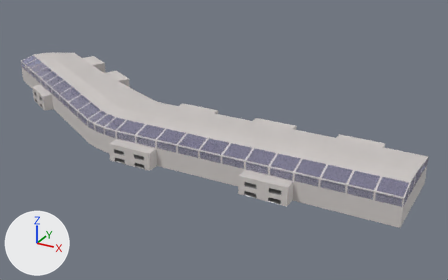
The Blender file blender/terminal.blend as it was, and as the next commit left it.
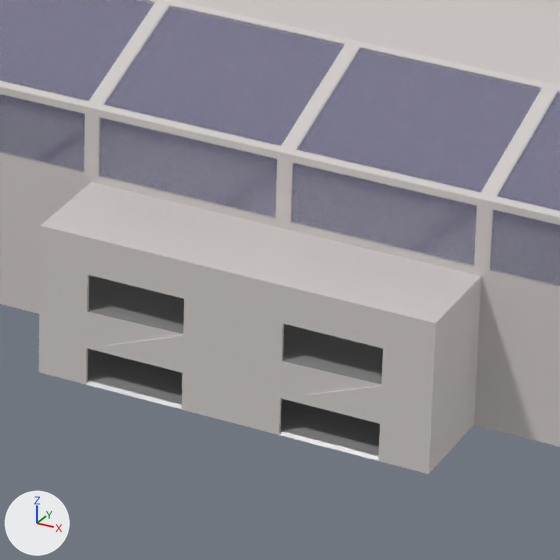
The first picture shows the older version from a camera (50 mm lens) standing at (124.0, -263.0, 147.0) and looking at (-47.0, 48.0, -8.0). The close-ups show both versions on the part from 52% to 68% of the width and 53% to 78% of the height of that picture; other places that the commit changed are outside them. Lighting does not change. The marker at lower left points along +X, +Y and +Z. Text is drawn in Blender's own font.

The first close-up shows 'Building-col'.
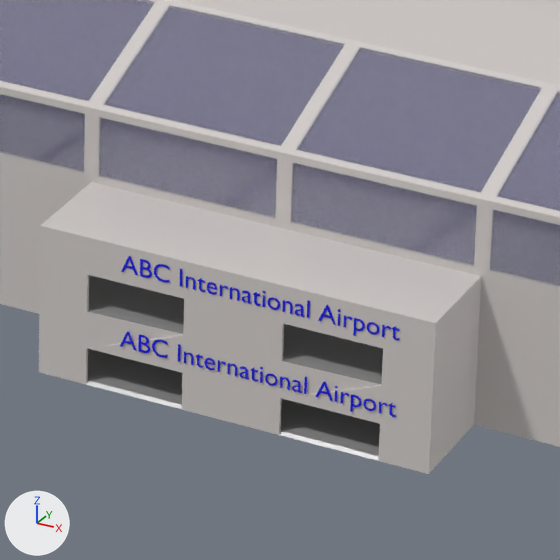
Boxes [x1, y1, x2, y2] around the edits, measured in the close-ups (560 x 560 px):
```json
{"object": "Text.001", "change": "added", "after": [121, 256, 400, 340], "on screen": "blue"}
{"object": "Text.002", "change": "added", "after": [120, 331, 396, 417], "on screen": "blue"}
```

The change, as JSON lines over the scene's bpy script:
```json
{"op": "add", "block": "mat_sign", "code": ["mat_sign = principled_material('Sign')", "mat_sign.base_color = (0.0, 0.00448, 0.801)  # blue #000ee7"]}
{"op": "add", "block": "txt_text_002", "code": ["txt_text_002 = bpy.data.curves.new('Text.002', 'FONT')", "txt_text_002.body = 'ABC International Airport'", "txt_text_002.materials.append(mat_sign)  # blue #000ee7"]}
{"op": "add", "block": "txt_text_001", "code": ["txt_text_001 = bpy.data.curves.new('Text.001', 'FONT')", "txt_text_001.body = 'ABC International Airport'", "txt_text_001.materials.append(mat_sign)  # blue #000ee7"]}
{"op": "add", "block": "ob_text_002", "code": ["ob_text_002 = bpy.data.objects.new('Text.002', txt_text_002)", "ob_text_002.location = (5.54, -22.9, 3.27)", "ob_text_002.rotation_euler = (1.571, 0.0, 0.0)  # degrees (90, 0, 0)", "ob_text_002.scale = (1.71, 1.71, 1.71)"]}
{"op": "add", "block": "ob_text_001", "code": ["ob_text_001 = bpy.data.objects.new('Text.001', txt_text_001)", "ob_text_001.location = (5.54, -22.88, 8.37)", "ob_text_001.rotation_euler = (1.571, 0.0, 0.0)  # degrees (90, 0, 0)", "ob_text_001.scale = (1.71, 1.71, 1.71)"]}
```
